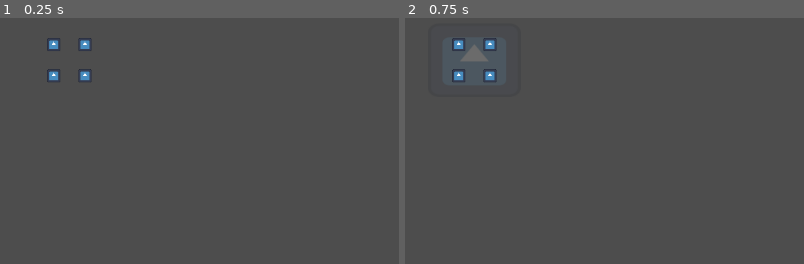
Above: before the commit, frames 1-2 (left to right).
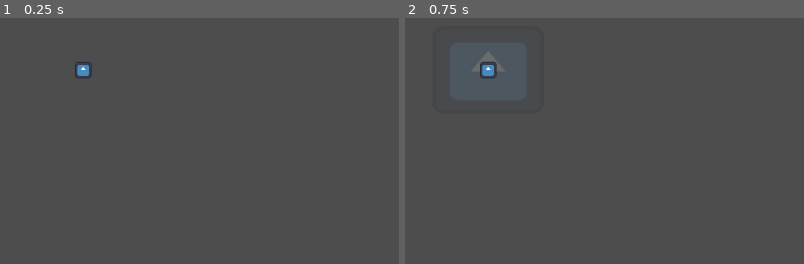
Above: after the commit, the same moments.

Repository: KirchnerT/MajorJam7
Game: Godot game, scene res://Scenes/battle_map.tscn
The game is run twice, just before and just after one commit, with the same random seed, the same clock (stepped at 60 frames per second) and the same inputs. The engine's default icon, where the game draws it, is replaced by a stand-in: a white triangle on a blue panel in a dark square.
Inputs (mouse positions are % of the whole screen's width and height, from its top left):
- Up to frame 1 (0.25 s): no input
- Up to frame 2 (0.75 s): tap Enter at 0.5 s; move the mouse to (9, 9) at 0.52 s
The pictures show only the part of the screen within x 0-50%, y 0-50%; the shares and areas given below are measured in that part.
In our replay, the window is 799x449 before the commit and 799x499 after it. These sizes can differ from the game's own. Grey fills any space a smaller window leaves; there, only what the larger window draws over its background counts as a difference.

The runs differ from the first frame. In frame 1, 0.6% of the frame differs, in the area x 11-24%, y 8-27%; in frame 2, 1.0%, in the area x 11-25%, y 8-27%.

Commit message:
Add starting steps for next todo

Diff:
--- a/Scripts/battle_map.gd
+++ b/Scripts/battle_map.gd
@@ -2,13 +2,16 @@
 
 @export var ally_unit_containers: Array[UnitContainer]
 @export var enemy_unit_containers: Array[UnitContainer]
+
+var ally_units: Array[String] # Change "String" to the base unit class
+var enemy_units: Array[String] # ^^^^^^^^^^^^^^^^^^^^^^^^^^^^^^^^
 
 var temp_soldier_resource = "res://Units/Temp/temp_soldier_resource.tres"
 
 # Called when the node enters the scene tree for the first time.
 func _ready() -> void:
 	## TEST CODE
-	var test_container = UnitContainerInfo.new(load(temp_soldier_resource), 4, 0, 0, 0, Vector2(1,1))
+	var test_container = UnitContainerInfo.new(load(temp_soldier_resource), 1, 0, 0, 0, Vector2(1,1))
 	AllyArmy.update_unit_container(test_container, 0)
 	print(AllyArmy.unit_containers[0])
 	## TEST CODE
--- a/Units/Temp/temp_soldier.gd
+++ b/Units/Temp/temp_soldier.gd
@@ -1,6 +1,5 @@
 extends Node2D
 class_name TempSoldier
-
 
 # Called when the node enters the scene tree for the first time.
 func _ready() -> void:
--- a/Units/Temp/temp_soldier.tscn
+++ b/Units/Temp/temp_soldier.tscn
@@ -9,3 +9,9 @@
 [node name="Sprite2D" type="Sprite2D" parent="."]
 scale = Vector2(0.15, 0.15)
 texture = ExtResource("2_bjq1y")
+
+[node name="HealthComponent" type="Node2D" parent="."]
+
+[node name="MovementComponent" type="Node2D" parent="."]
+
+[node name="AttackComponent" type="Node2D" parent="."]
--- a/project.godot
+++ b/project.godot
@@ -18,3 +18,8 @@
 [autoload]
 
 AllyArmy="*res://Scripts/ally_army.gd"
+
+[display]
+
+window/size/viewport_width=960
+window/size/viewport_height=600
